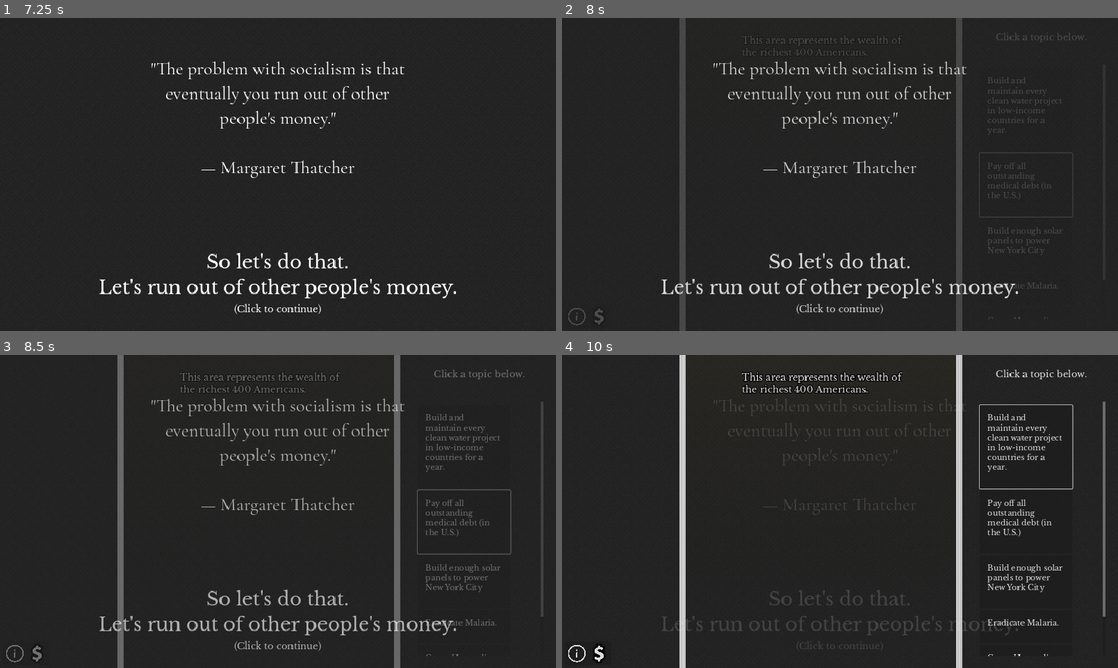
Above: before the commit, frames 1-4 (two rows, left to right).
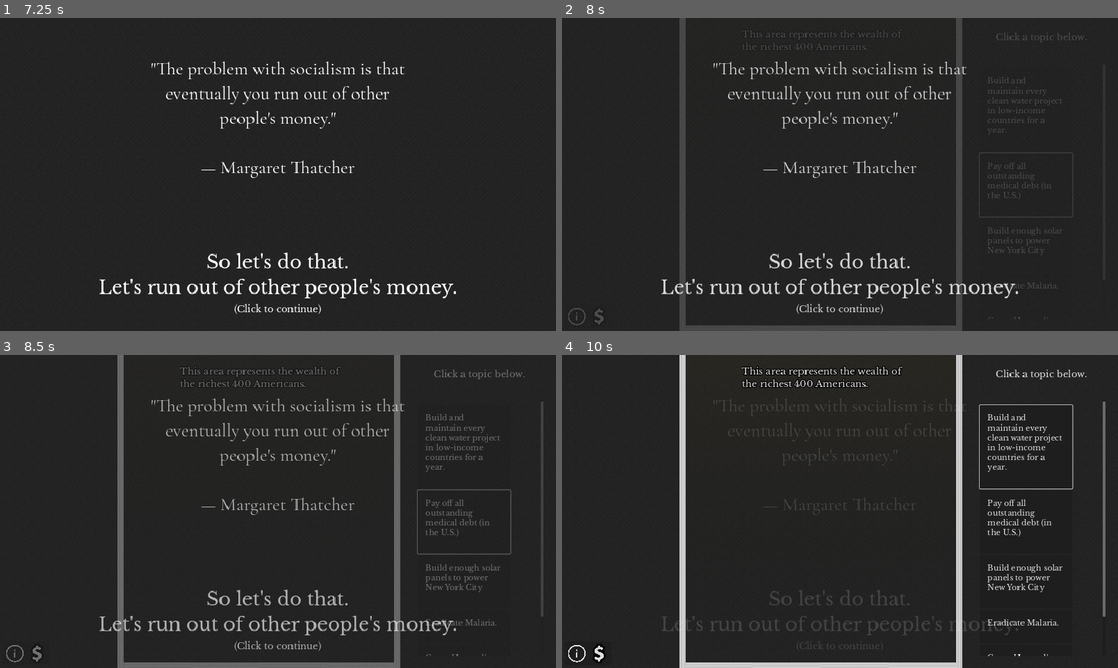
Above: after the commit, the same moments.

Repository: kksgandhi/other-peoples-money
Game: Godot game, scene res://scenes/game.tscn
Two runs of this game, one before a commit and one after it. Both use one fixed random seed, a clock stepped at 60 frames per second and the inputs below.
Inputs (mouse positions are in pixels of both pictures, inside the frame that each line leads up to):
- Up to frame 1 (7.25 s): click (461, 108) at 0.52 s; click (16, 315) at 1.25 s; click (38, 315) at 2 s; tap A every 0.75 s from 2.75 to 6.5 s; move the mouse to (400, 158) at 2.77 s; hold Right (right) 2.78-3.53 s; tap R (rotate) every 0.75 s from 2.85 to 6.6 s; click (400, 158) at 2.92 s; move the mouse to (166, 190) at 3.52 s; hold Down (down) 3.53-4.28 s; move the mouse to (333, 105) at 4.27 s; hold Right (right) 4.28-5.03 s; move the mouse to (250, 237) at 5.02 s; hold W (up) 5.03-5.78 s; click (250, 237) at 5.17 s; move the mouse to (444, 221) at 5.77 s; hold Left (left) from 5.78 s (still down); move the mouse to (111, 127) at 6.52 s
- Up to frame 2 (8 s): move the mouse to (867, 174) at 7.27 s; release Left (left) at 7.28 s; hold Down (down) from 7.28 s (still down); tap R (rotate) at 7.35 s; click (867, 174) at 7.42 s
- Up to frame 3 (8.5 s): move the mouse to (194, 433) at 8.02 s; release Down (down) at 8.03 s; hold Right (right) from 8.03 s (still down); tap R (rotate) at 8.1 s
- Up to frame 4 (10 s): move the mouse to (962, 495) at 8.77 s; release Right (right) at 8.78 s; hold W (up) 8.78-9.53 s; tap R (rotate) at 8.85, 9.6 s; move the mouse to (728, 527) at 9.52 s; hold Right (right) from 9.53 s (still down); click (728, 527) at 9.67 s

Frame 1 is identical in both runs. In frame 2, 1.3% of the frame differs, in the area x 22-71%, y 3-100%; in frame 3, 1.6%; in frame 4, 2.3%.

Commit message:
add a visual "bottom" to the play area

Diff:
--- a/game/scenes/game.gd
+++ b/game/scenes/game.gd
@@ -23,7 +23,7 @@
 
 @onready var height_of_play_area: float = (Globals.top_400_wealth \
                  / Globals.dollars_per_pixel # divide by per pixel amount\
-                 / bottom.scale.x) # divide by size of area
+                 / (bottom.scale.x * 8)) # divide by the width of the play area. We multiply by 8: the default sprite is already scaled by 8, so the "scale" value is off by a factor of 8.
 
 func _ready() -> void:
   read_cost_information()
--- a/game/scenes/game.tscn
+++ b/game/scenes/game.tscn
@@ -342,7 +342,7 @@
 [node name="Bottom" parent="Walls" instance=ExtResource("3_r4ug3")]
 unique_name_in_owner = true
 position = Vector2(670, 818)
-scale = Vector2(700, 2)
+scale = Vector2(88, 2)
 
 [node name="LeftWall" parent="Walls" instance=ExtResource("3_r4ug3")]
 unique_name_in_owner = true
@@ -591,15 +591,15 @@
 
 [node name="MainCamera" type="Camera2D" parent="Camera"]
 unique_name_in_owner = true
-position = Vector2(720, 405)
+position = Vector2(720, 420)
 
 [node name="CameraDestination" type="Marker2D" parent="Camera"]
 unique_name_in_owner = true
-position = Vector2(720, 405)
+position = Vector2(720, 420)
 
 [node name="OriginalCameraDestination" type="Marker2D" parent="Camera"]
 unique_name_in_owner = true
-position = Vector2(720, 405)
+position = Vector2(720, 420)
 
 [node name="SpawnLocations" type="Node2D" parent="."]
 
Binary file added: game/assets/images/coins_falling.jpg
Not shown, added: game/assets/images/coins_falling.jpg.import
